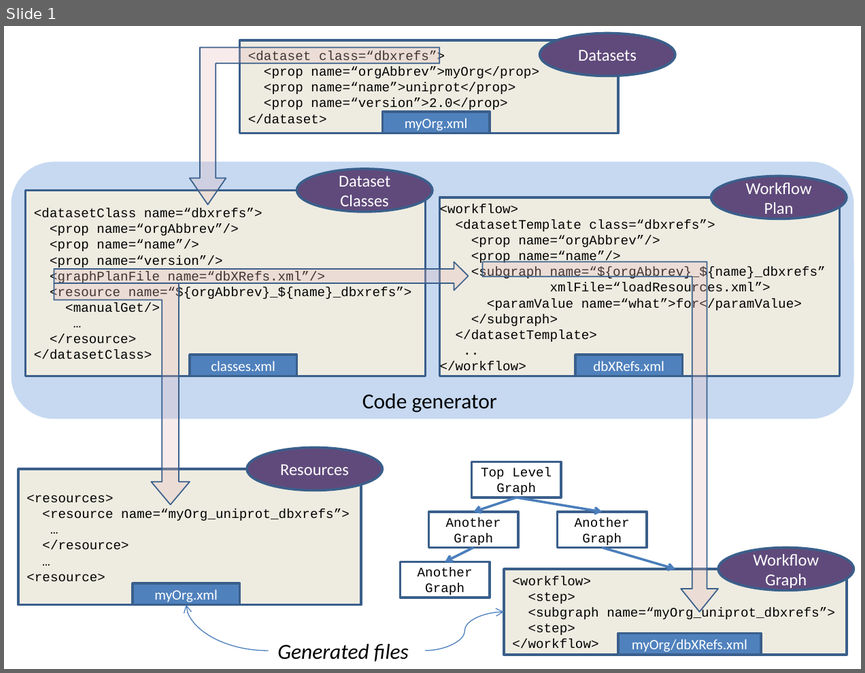
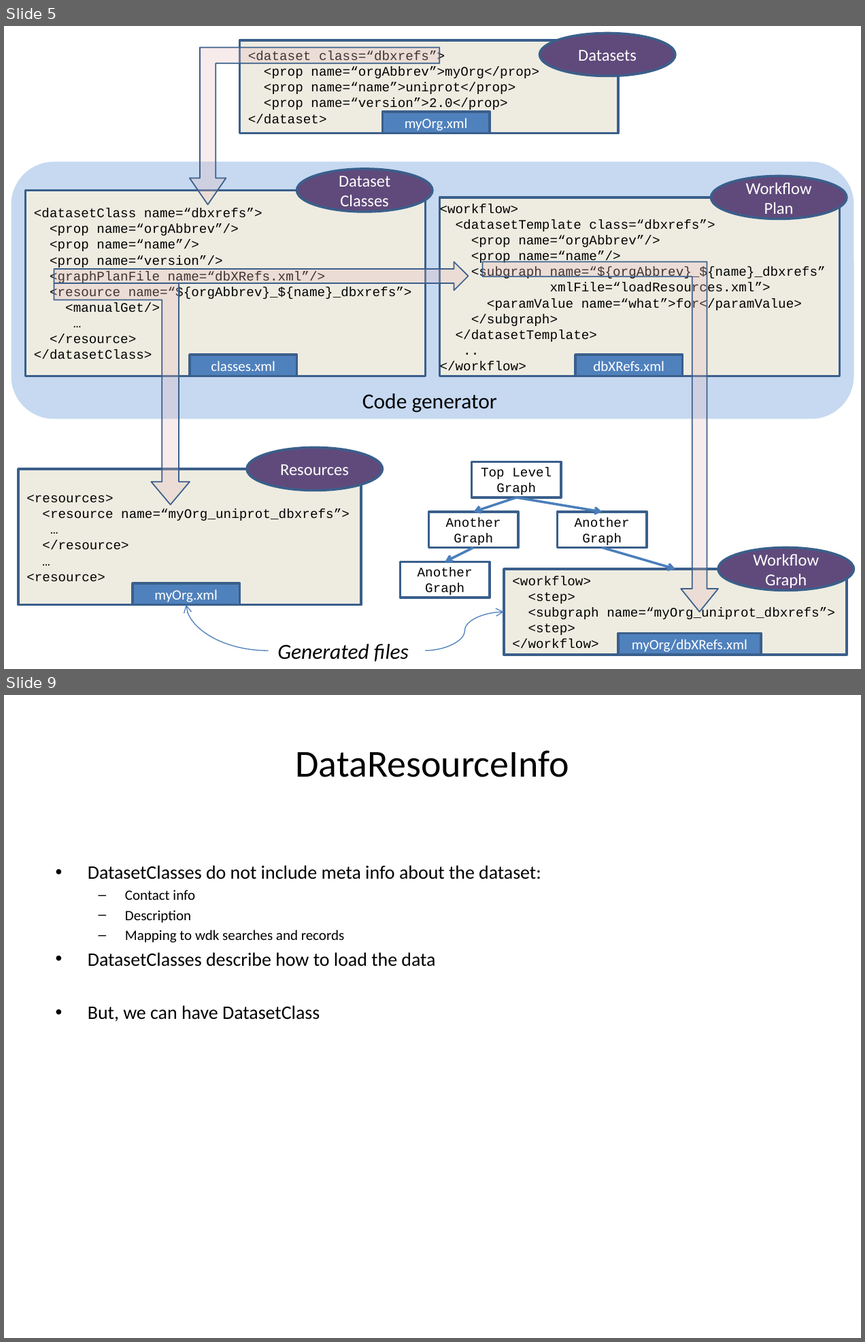
Before and after one commit to VEuPathDB/ReFlow, a slide deck: Dataset/doc/Overview.pptx. Shown one above the other, each under a label of ours: slide 1 before the commit, slides 5 and 9 after it; the slides between them are not shown. The pictures are 865x673 and 865x1342 pixels, drawn with LibreOffice and Linux fonts; fonts in the diff are those of the drawing. Boxes give left, top, right and bottom in pixels: in the first picture for what was removed or moved away, otherwise in the second. Text is boxed around its words. In the diff, an @@ line names an element or a change of style, - is before the commit and + after.

```diff
--- a/Dataset/doc/Overview.pptx
+++ b/Dataset/doc/Overview.pptx
@@ slide 9 added at [4, 695, 861, 1338], background #FFFFFF @@
@@ title added at [295, 750, 569, 777], 32 pt, text #000000 @@
+DataResourceInfo
@@ text added at [88, 865, 541, 1021], 16 pt, text #000000 @@
+• DatasetClasses do not include meta info about the dataset:
+  – Contact info
+  – Description
+  – Mapping to wdk searches and records
+• DatasetClasses describe how to load the data
+• But, we can have DatasetClass
@@ what was slide 1 is now slide 5 @@
```
Also in this commit, not shown: 1 slide changed, 6 other slides added.
